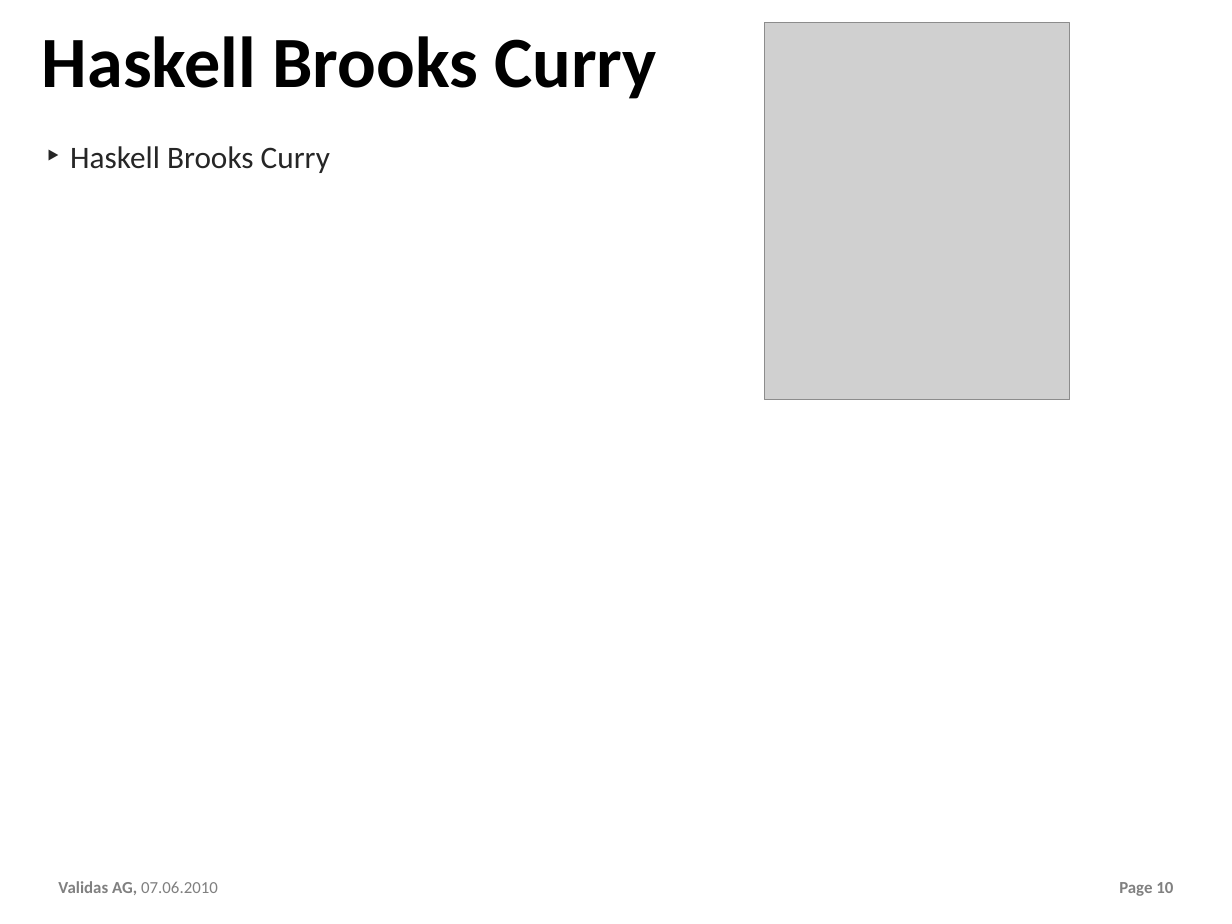
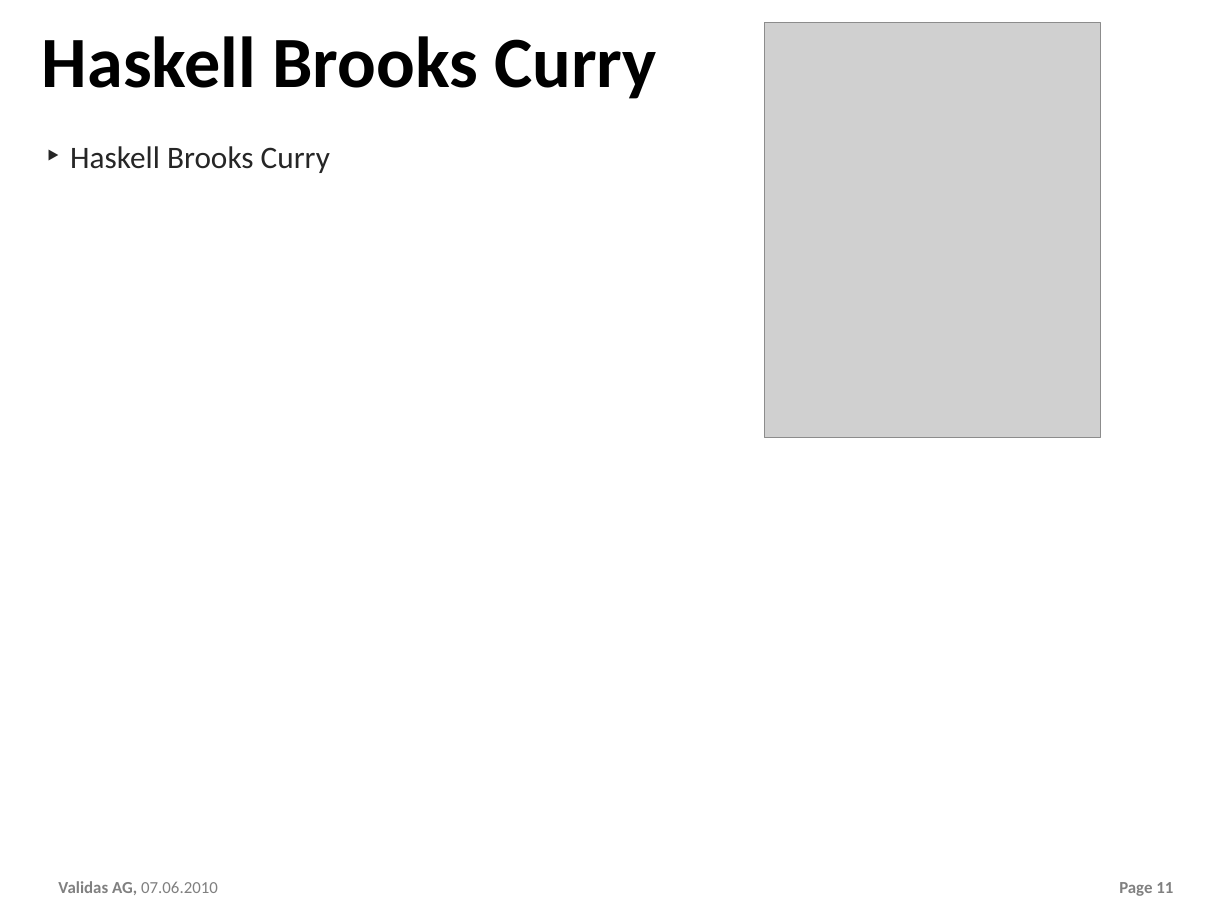
Before and after one commit to theoremprover/chess, a slide deck: slide 11 of ppt/Chess200.pptx (slide 10 before the commit). Drawn at 1232x924 pixels with LibreOffice and Linux fonts; fonts in the diff are those of the drawing; grey boxes stand for pictures; background and template pictures are left out. Boxes give left, top, right and bottom in pixels: in the first picture for what was removed or moved away, otherwise in the second. Text is boxed around its words. In the diff, an @@ line names an element or a change of style, - is before the commit and + after.

```diff
--- a/ppt/Chess200.pptx
+++ b/ppt/Chess200.pptx
@@ picture: place and size @@
-picture at (764,23,1070,399)
+picture at (764,23,1100,438)
@@ page number at (1119,882,1173,896): text changed @@
-Page 10
+Page 11
```
Also in this commit, not shown: 5 other slides changed, 1 slide added, 1 slide removed, 6 other files.
